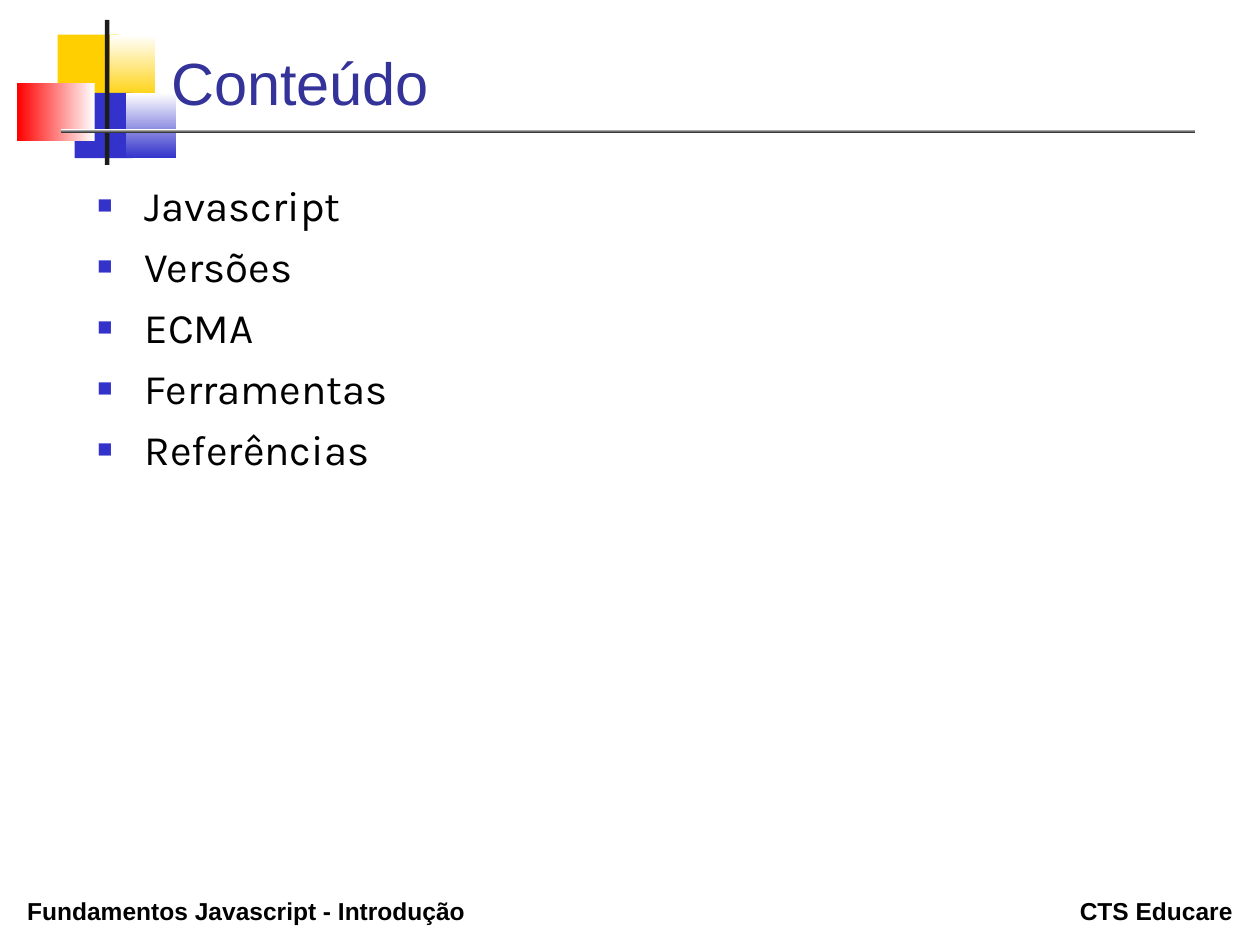
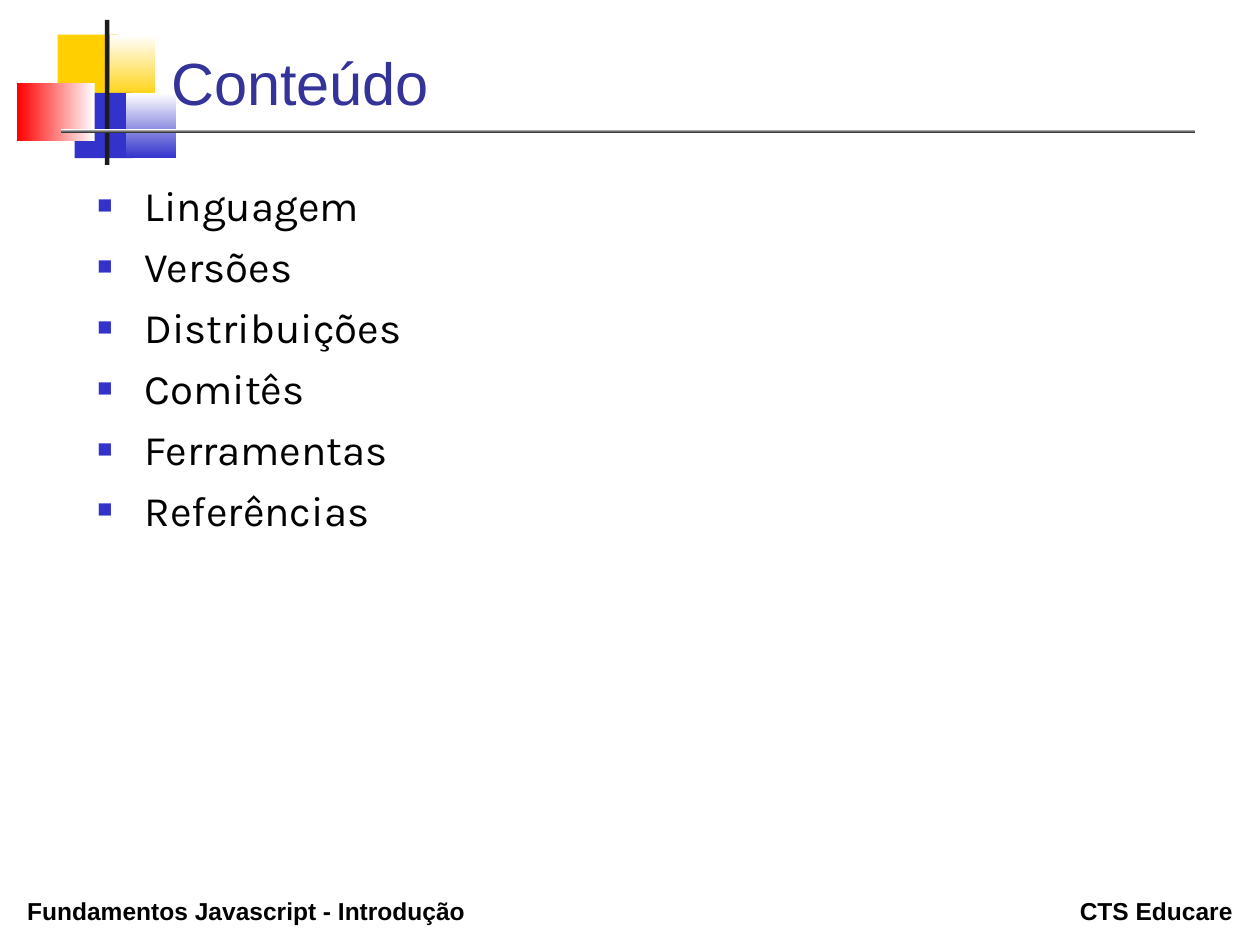
Before and after one commit to erosvitor/curso-javascript-fundamentos, a slide deck: slide 2 of topicos/01_introducao/Introducao.odp. Drawn at 1260x945 pixels with LibreOffice and Linux fonts; fonts in the diff are those of the drawing. Boxes give left, top, right and bottom in pixels: in the first picture for what was removed or moved away, otherwise in the second. Text is boxed around its words. In the diff, an @@ line names an element or a change of style, - is before the commit and + after.

Commit message:
Ajustes e correções no conteúdo

```diff
--- a/topicos/01_introducao/Introducao.odp
+++ b/topicos/01_introducao/Introducao.odp
@@ text at (x1=145, y1=192, x2=359, y2=232): text changed @@
-■ Javascript
+■ Linguagem
@@ text at (x1=145, y1=314, x2=402, y2=405): text changed @@
-■ ECMA
+■ Distribuições
+■ Comitês
```
Also in this commit, not shown: 4 other slides changed, 1 slide added, 12 other files.
